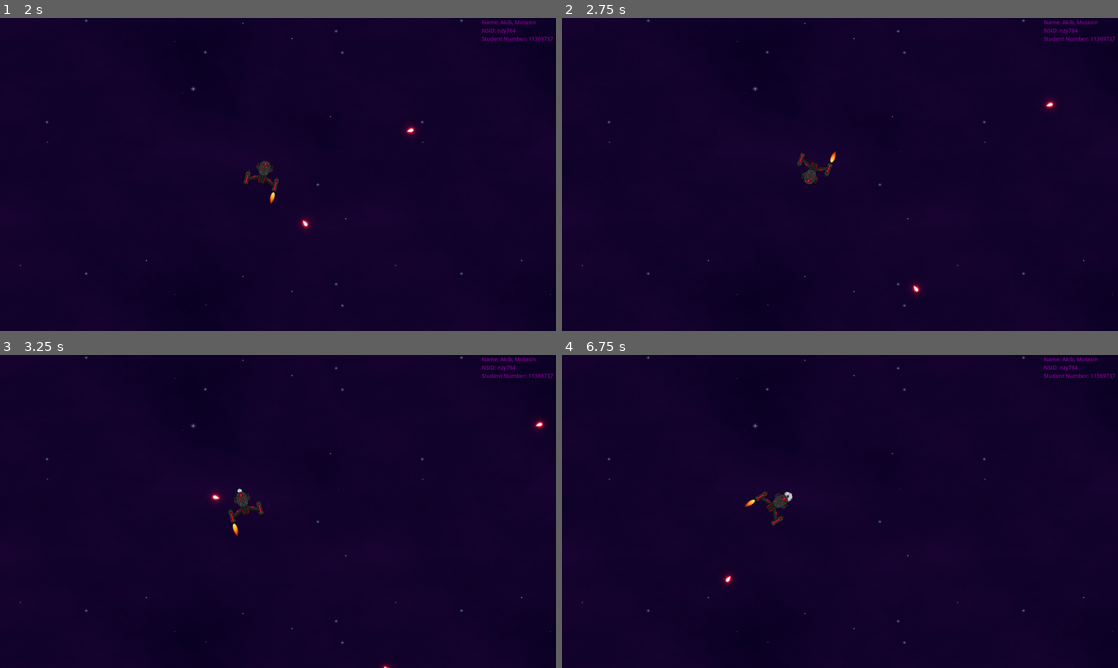
Above: before the commit, frames 1-4 (two rows, left to right).
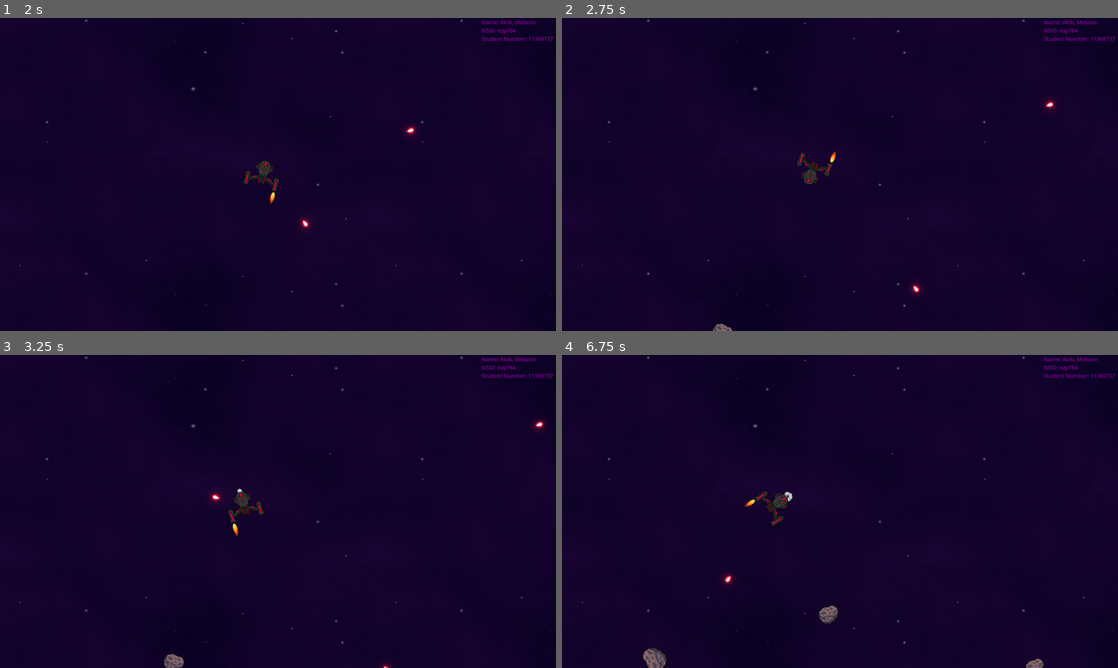
Above: after the commit, the same moments.

Repository: Akib306/Astroids_Arcade_Game
Game: Godot game, scene res://Root.tscn
Same seed, same stepped clock (60 frames per second), same inputs: the game is played once before the commit and once after it.
Inputs:
- Up to frame 1 (2 s): tap Enter at 0.5 s; hold Right (ui_right) 0.53-1.28 s; tap Space (ui_select) at 0.77, 1.52 s; hold Left (ui_left) from 1.28 s (still down)
- Up to frame 2 (2.75 s): release Left (ui_left) at 2.03 s; hold Right (ui_right) from 2.03 s (still down)
- Up to frame 3 (3.25 s): keep holding Right (ui_right); tap Space (ui_select) at 3.02 s
- Up to frame 4 (6.75 s): release Right (ui_right) at 3.53 s; hold Left (ui_left) 3.53-5.78 s; tap Space (ui_select) at 3.77, 4.52, 6.02 s; hold Right (ui_right) from 5.78 s (still down)

Frame 1 is identical in both runs. In frame 2, less than 0.1% of the frame differs, in the area x 27-31%, y 97-100%; in frame 3, 0.1%; in frame 4, 0.5%, in the area x 14-87%, y 80-100%.

Commit message:
Added feature: Asteroids are periodically spawned outside the camera view, and given a RANDOMIZED initial velocity roughly towards the centre of the screen.

Diff:
--- a/Root.tscn
+++ b/Root.tscn
@@ -1,7 +1,8 @@
-[gd_scene load_steps=3 format=3 uid="uid://ddwxljg0r32n1"]
+[gd_scene load_steps=4 format=3 uid="uid://ddwxljg0r32n1"]
 
 [ext_resource type="Texture2D" uid="uid://diud1fggpmjc7" path="res://Assets/back_2.png" id="1_eaxpp"]
 [ext_resource type="PackedScene" uid="uid://dm3k8fek8io8h" path="res://player.tscn" id="2_r77ir"]
+[ext_resource type="Script" path="res://asteroid_spawn_manager.gd" id="3_qf26e"]
 
 [node name="Node2D" type="Node2D"]
 
@@ -43,3 +44,6 @@
 NSID: nzy764
 Student Number: 11369737"
 vertical_alignment = 1
+
+[node name="AsteroidSpawnManager" type="Node2D" parent="."]
+script = ExtResource("3_qf26e")
--- /dev/null
+++ b/asteroid.gd
@@ -0,0 +1,35 @@
+extends Area2D
+
+class_name asteroid
+
+@export var min_size := 2.0
+@export var max_size := 5.0
+@export var min_rotation_speed := -2.0
+@export var max_rotation_speed := 2.0
+@export var initial_velocity := Vector2.ZERO
+
+var rotation_speed := 0.0
+
+# Called when the node enters the scene tree for the first time.
+func _ready() -> void:
+	# Randomize size
+	var random_scale = randf_range(min_size, max_size)
+	scale = Vector2(random_scale, random_scale)
+
+	# Randomize rotational speed
+	rotation_speed = randf_range(min_rotation_speed, max_rotation_speed)
+
+	# Start asteroid moving with initial velocity
+	set_physics_process(true)
+
+
+# Called every frame. 'delta' is the elapsed time since the previous frame.
+func _process(delta: float) -> void:
+	pass
+
+func _physics_process(delta: float) -> void:
+	# Update position based on velocity
+	position += initial_velocity * delta
+
+	# Rotate asteroid
+	rotation += rotation_speed * delta
--- /dev/null
+++ b/asteroid.tscn
@@ -0,0 +1,13 @@
+[gd_scene load_steps=3 format=3 uid="uid://klao4u8aaqyo"]
+
+[ext_resource type="Script" path="res://asteroid.gd" id="1_mskvf"]
+[ext_resource type="Texture2D" uid="uid://b17k0senb7c6e" path="res://Assets/Asteroid 01 - Base.png" id="2_0gjx8"]
+
+[node name="Area2D" type="Area2D"]
+script = ExtResource("1_mskvf")
+
+[node name="Sprite2D" type="Sprite2D" parent="."]
+texture = ExtResource("2_0gjx8")
+
+[node name="CollisionPolygon2D" type="CollisionPolygon2D" parent="."]
+polygon = PackedVector2Array(-9, -16, -9, -15, -11, -15, -11, -14, -13, -14, -13, -13, -14, -13, -14, -12, -15, -12, -15, -11, -16, -11, -16, -10, -17, -10, -17, -8, -18, -8, -18, -5, -19, -5, -19, 6, -18, 6, -18, 9, -17, 9, -17, 10, -16, 10, -16, 11, -15, 11, -15, 12, -14, 12, -14, 13, -13, 13, -13, 14, -11, 14, -11, 15, -9, 15, -9, 16, -6, 16, -6, 17, 6, 17, 6, 16, 9, 16, 9, 15, 11, 15, 11, 14, 12, 14, 12, 13, 13, 13, 13, 12, 14, 12, 14, 11, 15, 11, 15, 10, 16, 10, 16, 8, 17, 8, 17, 5, 18, 5, 18, 3, 19, 3, 19, 0, 18, 0, 18, -2, 17, -2, 17, -4, 16, -4, 16, -5, 15, -5, 15, -6, 14, -6, 14, -7, 13, -7, 13, -8, 11, -8, 11, -9, 9, -9, 9, -10, 7, -10, 7, -11, 6, -11, 6, -12, 5, -12, 5, -13, 4, -13, 4, -14, 3, -14, 3, -15, -1, -15, -1, -16)
--- /dev/null
+++ b/asteroid_spawn_manager.gd
@@ -0,0 +1,93 @@
+extends Node2D
+
+class_name asteroid_spawn_manager
+
+@export var asteroid_scene = preload("res://asteroid.tscn")
+@export var spawn_interval := 2.0  # Time between spawns in seconds
+@export var spawn_distance := 50   # Distance outside the camera view to spawn asteroids
+@export var min_speed := 50        # Minimum speed of asteroids
+@export var max_speed := 150       # Maximum speed of asteroids
+@export var angle_variance := 0.5  # Randomness in the direction (radians)
+
+func _ready() -> void:
+	# Create and start a timer to spawn asteroids periodically
+	var timer = Timer.new()
+	timer.wait_time = spawn_interval
+	timer.autostart = true
+	timer.one_shot = false
+	timer.timeout.connect(_on_Timer_timeout)
+	add_child(timer)
+
+func _on_Timer_timeout() -> void:
+	spawn_asteroid()
+
+func spawn_asteroid() -> void:
+	var camera = get_viewport().get_camera_2d()
+	if camera == null:
+		print("No camera found!")
+		return
+
+	# Get camera's boundaries in world coordinates
+	var viewport_size = get_viewport().get_visible_rect().size
+	var zoom = camera.zoom
+
+	# Adjust the viewport size based on the camera's zoom
+	var adjusted_viewport_size = Vector2(
+		viewport_size.x * zoom.x,
+		viewport_size.y * zoom.y
+	)
+
+	# Calculate half the adjusted viewport size
+	var half_width = adjusted_viewport_size.x / 2
+	var half_height = adjusted_viewport_size.y / 2
+
+	# Get the camera's center position
+	var camera_position = camera.global_position
+
+	# Calculate the visible boundaries in world coordinates
+	var min_x = camera_position.x - half_width
+	var max_x = camera_position.x + half_width
+	var min_y = camera_position.y - half_height
+	var max_y = camera_position.y + half_height
+
+	# Decide on which side to spawn the asteroid (0: top, 1: bottom, 2: left, 3: right)
+	var side = randi() % 4
+	var spawn_position = Vector2()
+
+	match side:
+		0:
+			# Top side
+			spawn_position.x = randf_range(min_x, max_x)
+			spawn_position.y = min_y - spawn_distance
+		1:
+			# Bottom side
+			spawn_position.x = randf_range(min_x, max_x)
+			spawn_position.y = max_y + spawn_distance
+		2:
+			# Left side
+			spawn_position.x = min_x - spawn_distance
+			spawn_position.y = randf_range(min_y, max_y)
+		3:
+			# Right side
+			spawn_position.x = max_x + spawn_distance
+			spawn_position.y = randf_range(min_y, max_y)
+
+	# Instantiate the asteroid
+	var asteroid_instance = asteroid_scene.instantiate()
+	add_child(asteroid_instance)
+	asteroid_instance.global_position = spawn_position
+
+	# Compute the direction towards the center of the camera view
+	var target_position = camera_position
+	var direction = (target_position - spawn_position).normalized()
+
+	# Apply randomness to the direction
+	var angle_offset = randf_range(-angle_variance, angle_variance)
+	direction = direction.rotated(angle_offset)
+
+	# Randomize the velocity magnitude
+	var speed = randf_range(min_speed, max_speed)
+	var initial_velocity = direction * speed
+
+	# Set the asteroid's initial_velocity
+	asteroid_instance.initial_velocity = initial_velocity
--- a/bullet.gd
+++ b/bullet.gd
@@ -1,4 +1,6 @@
 extends Area2D
+
+class_name bullet
 
 @export var speed: float = 500.0
 
--- a/player.gd
+++ b/player.gd
@@ -1,6 +1,6 @@
 extends Node2D
 
-class_name Player
+class_name player
 
 @export var rotation_speed := 5.0
 @export var bullet_scene = preload("res://bullet.tscn")
